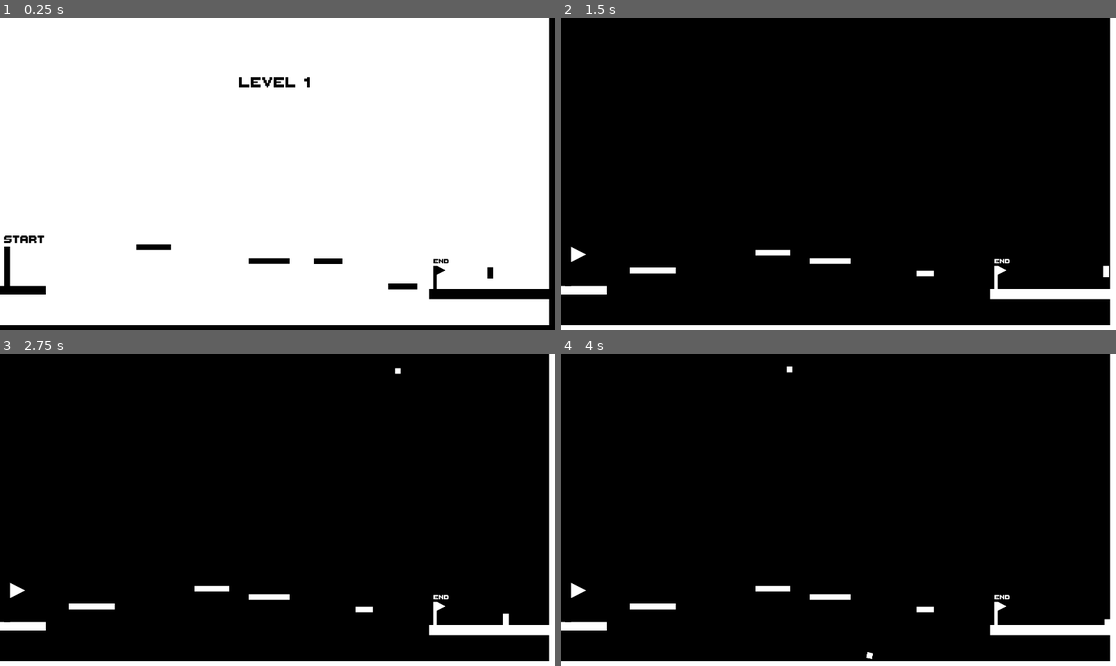
Above: before the commit, frames 1-4 (two rows, left to right).
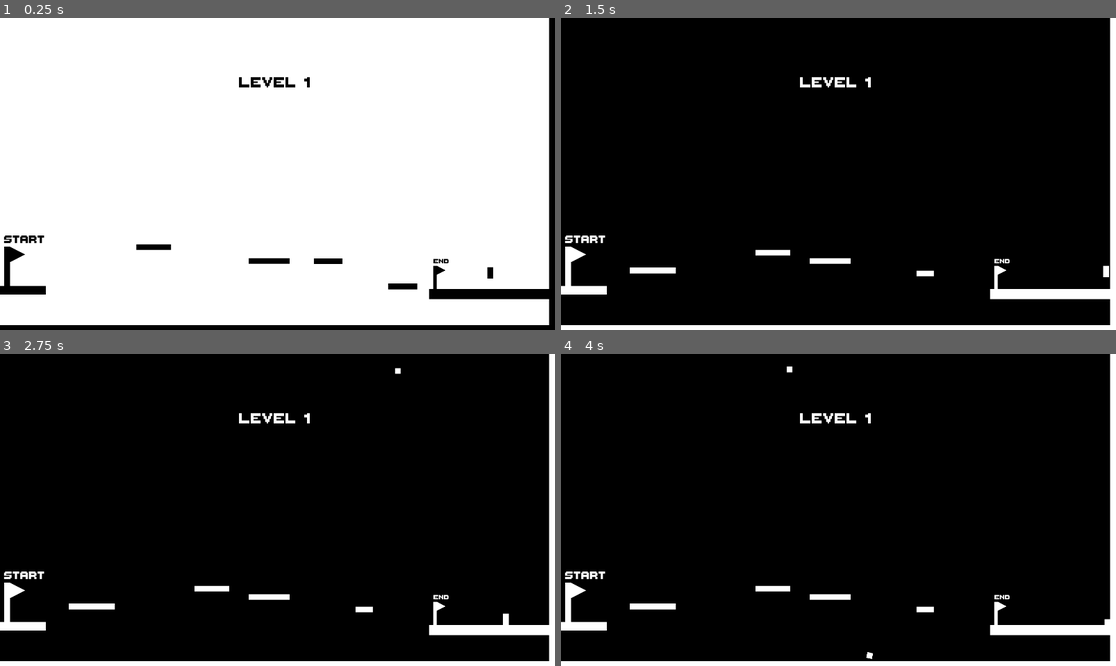
Above: after the commit, the same moments.

Repository: Nicolasalx/Game-Jam-End-Year
Game: Godot game, scene res://scenes/level/level_1.tscn
Same seed, same stepped clock (60 frames per second), same inputs: the game is played once before the commit and once after it. This scene is started directly instead of the project's main scene.
Inputs:
- Up to frame 1 (0.25 s): no input
- Up to frame 2 (1.5 s): hold Right (go_right) from 0.53 s (still down); tap D (toggle_box) at 0.6 s; tap Up (jump) at 0.77 s; tap Down (crouch) at 1.35 s
- Up to frame 3 (2.75 s): tap Up (jump) at 1.52 s; tap D (toggle_box) at 1.55, 2.1 s; tap Enter at 2 s; release Right (go_right) at 2.03 s; hold Left (go_left) from 2.03 s (still down)
- Up to frame 4 (4 s): release Left (go_left) at 2.78 s; hold Right (go_right) from 2.78 s (still down); tap D (toggle_box) at 2.85, 3.8 s; tap Up (jump) at 3.02, 3.77 s; hold Down (crouch) from 3.53 s (still down)

The runs differ from the first frame. In frame 1, less than 0.1% of the frame differs, in the area x 1-5%, y 73-79%; in frame 2, 0.5%, in the area x 0-56%, y 18-86%; in frame 3, 0.5%; in frame 4, 0.5%.

Commit message:
fix: colors on flag and title of the different levels have been fixed

Diff:
--- a/the-invisible-path/scenes/flag/flag_level_1.gd
+++ b/the-invisible-path/scenes/flag/flag_level_1.gd
@@ -1,4 +1,21 @@
 extends Node2D
+
+@onready var colorRect = $ColorRect
+@onready var textureRect = $TextureRect
+@onready var label = $Label
+
+func _ready():
+	pass
+
+func _process(delta):
+	if Global.color1:
+		colorRect.color = Color(0, 0, 0, 1)
+		textureRect.modulate = Color(0, 0, 0, 1)
+		label.add_theme_color_override("font_color", Color(0, 0, 0, 1))
+	else:
+		colorRect.color = Color(1, 1, 1, 1)
+		textureRect.modulate = Color(1, 1, 1, 1)
+		label.add_theme_color_override("font_color", Color(1, 1, 1, 1))
 
 func _on_area_2d_area_entered(area):
 	get_tree().change_scene_to_file("res://scenes/inter_level/level_1_to_menu.tscn")
--- a/the-invisible-path/scenes/flag/flag_level_2.gd
+++ b/the-invisible-path/scenes/flag/flag_level_2.gd
@@ -1,4 +1,21 @@
 extends Node2D
+
+@onready var colorRect = $ColorRect
+@onready var textureRect = $TextureRect
+@onready var label = $Label
+
+func _ready():
+	pass
+
+func _process(delta):
+	if Global.color1:
+		colorRect.color = Color(0, 0, 0, 1)
+		textureRect.modulate = Color(0, 0, 0, 1)
+		label.add_theme_color_override("font_color", Color(0, 0, 0, 1))
+	else:
+		colorRect.color = Color(1, 1, 1, 1)
+		textureRect.modulate = Color(1, 1, 1, 1)
+		label.add_theme_color_override("font_color", Color(1, 1, 1, 1))
 
 func _on_area_2d_area_entered(area):
 	get_tree().change_scene_to_file("res://scenes/inter_level/level_2_to_1.tscn")
--- a/the-invisible-path/scenes/flag/flag_level_3.gd
+++ b/the-invisible-path/scenes/flag/flag_level_3.gd
@@ -1,4 +1,21 @@
 extends Node2D
+
+@onready var colorRect = $ColorRect
+@onready var textureRect = $TextureRect
+@onready var label = $Label
+
+func _ready():
+	pass
+
+func _process(delta):
+	if Global.color1:
+		colorRect.color = Color(0, 0, 0, 1)
+		textureRect.modulate = Color(0, 0, 0, 1)
+		label.add_theme_color_override("font_color", Color(0, 0, 0, 1))
+	else:
+		colorRect.color = Color(1, 1, 1, 1)
+		textureRect.modulate = Color(1, 1, 1, 1)
+		label.add_theme_color_override("font_color", Color(1, 1, 1, 1))
 
 func _on_area_2d_area_entered(area):
 	get_tree().change_scene_to_file("res://scenes/inter_level/level_3_to_2.tscn")
--- a/the-invisible-path/scenes/flag/flag_level_4.gd
+++ b/the-invisible-path/scenes/flag/flag_level_4.gd
@@ -1,4 +1,21 @@
 extends Node2D
+
+@onready var colorRect = $ColorRect
+@onready var textureRect = $TextureRect
+@onready var label = $Label
+
+func _ready():
+	pass
+
+func _process(delta):
+	if Global.color1:
+		colorRect.color = Color(0, 0, 0, 1)
+		textureRect.modulate = Color(0, 0, 0, 1)
+		label.add_theme_color_override("font_color", Color(0, 0, 0, 1))
+	else:
+		colorRect.color = Color(1, 1, 1, 1)
+		textureRect.modulate = Color(1, 1, 1, 1)
+		label.add_theme_color_override("font_color", Color(1, 1, 1, 1))
 
 func _on_area_2d_area_entered(area):
 	get_tree().change_scene_to_file("res://scenes/inter_level/level_4_to_3.tscn")
--- a/the-invisible-path/scenes/flag/flag_level_5.gd
+++ b/the-invisible-path/scenes/flag/flag_level_5.gd
@@ -1,4 +1,21 @@
 extends Node2D
+
+@onready var colorRect = $ColorRect
+@onready var textureRect = $TextureRect
+@onready var label = $Label
+
+func _ready():
+	pass
+
+func _process(delta):
+	if Global.color1:
+		colorRect.color = Color(0, 0, 0, 1)
+		textureRect.modulate = Color(0, 0, 0, 1)
+		label.add_theme_color_override("font_color", Color(0, 0, 0, 1))
+	else:
+		colorRect.color = Color(1, 1, 1, 1)
+		textureRect.modulate = Color(1, 1, 1, 1)
+		label.add_theme_color_override("font_color", Color(1, 1, 1, 1))
 
 func _on_area_2d_area_entered(area):
 	get_tree().change_scene_to_file("res://scenes/inter_level/level_5_to_4.tscn")
--- a/the-invisible-path/scenes/level/level_1.gd
+++ b/the-invisible-path/scenes/level/level_1.gd
@@ -1,6 +1,7 @@
 extends Node2D
 
 @onready var colorRect = $ColorRect
+@onready var label = $Label
 
 var is_white = true
 
@@ -13,9 +14,11 @@
 			colorRect.modulate.r = 0
 			colorRect.modulate.g = 0
 			colorRect.modulate.b = 0
+			label.add_theme_color_override("font_color", Color(1, 1, 1, 1))
 			is_white = false
 		else:
 			colorRect.modulate.r = 1.0
 			colorRect.modulate.g = 1.0
 			colorRect.modulate.b = 1.0
 			is_white = true
+			label.add_theme_color_override("font_color", Color(0, 0, 0, 1))
--- a/the-invisible-path/scenes/level/level_1.tscn
+++ b/the-invisible-path/scenes/level/level_1.tscn
@@ -81,7 +81,7 @@
 [node name="StartFlag1" parent="." instance=ExtResource("8_weun1")]
 position = Vector2(11, 932)
 
-[node name="Label2" type="Label" parent="."]
+[node name="Label" type="Label" parent="."]
 anchors_preset = 5
 anchor_left = 0.5
 anchor_right = 0.5
--- a/the-invisible-path/scenes/level/level_2.gd
+++ b/the-invisible-path/scenes/level/level_2.gd
@@ -1,6 +1,7 @@
 extends Node2D
 
 @onready var colorRect = $ColorRect
+@onready var label = $Label
 
 var is_white = true
 
@@ -13,9 +14,11 @@
 			colorRect.modulate.r = 0
 			colorRect.modulate.g = 0
 			colorRect.modulate.b = 0
+			label.add_theme_color_override("font_color", Color(1, 1, 1, 1))
 			is_white = false
 		else:
 			colorRect.modulate.r = 1.0
 			colorRect.modulate.g = 1.0
 			colorRect.modulate.b = 1.0
 			is_white = true
+			label.add_theme_color_override("font_color", Color(0, 0, 0, 1))
--- a/the-invisible-path/scenes/level/level_2.tscn
+++ b/the-invisible-path/scenes/level/level_2.tscn
@@ -81,7 +81,7 @@
 [node name="StartFlag2" parent="." instance=ExtResource("8_bqo23")]
 position = Vector2(4, 947)
 
-[node name="Label2" type="Label" parent="."]
+[node name="Label" type="Label" parent="."]
 anchors_preset = 5
 anchor_left = 0.5
 anchor_right = 0.5
--- a/the-invisible-path/scenes/level/level_3.gd
+++ b/the-invisible-path/scenes/level/level_3.gd
@@ -1,6 +1,7 @@
 extends Node2D
 
 @onready var colorRect = $ColorRect
+@onready var label = $Label
 
 var is_white = true
 
@@ -13,9 +14,11 @@
 			colorRect.modulate.r = 0
 			colorRect.modulate.g = 0
 			colorRect.modulate.b = 0
+			label.add_theme_color_override("font_color", Color(1, 1, 1, 1))
 			is_white = false
 		else:
 			colorRect.modulate.r = 1.0
 			colorRect.modulate.g = 1.0
 			colorRect.modulate.b = 1.0
 			is_white = true
+			label.add_theme_color_override("font_color", Color(0, 0, 0, 1))
--- a/the-invisible-path/scenes/level/level_3.tscn
+++ b/the-invisible-path/scenes/level/level_3.tscn
@@ -81,7 +81,7 @@
 [node name="StartFlag3" parent="." instance=ExtResource("8_nyy3t")]
 position = Vector2(10, 934)
 
-[node name="Label2" type="Label" parent="."]
+[node name="Label" type="Label" parent="."]
 anchors_preset = 5
 anchor_left = 0.5
 anchor_right = 0.5
--- a/the-invisible-path/scenes/level/level_4.gd
+++ b/the-invisible-path/scenes/level/level_4.gd
@@ -1,6 +1,7 @@
 extends Node2D
 
 @onready var colorRect = $ColorRect
+@onready var label = $Label
 
 var is_white = true
 
@@ -14,8 +15,10 @@
 			colorRect.modulate.g = 0
 			colorRect.modulate.b = 0
 			is_white = false
+			label.add_theme_color_override("font_color", Color(1, 1, 1, 1))
 		else:
 			colorRect.modulate.r = 1.0
 			colorRect.modulate.g = 1.0
 			colorRect.modulate.b = 1.0
 			is_white = true
+			label.add_theme_color_override("font_color", Color(0, 0, 0, 1))
--- a/the-invisible-path/scenes/level/level_4.tscn
+++ b/the-invisible-path/scenes/level/level_4.tscn
@@ -81,7 +81,7 @@
 [node name="StartFlag4" parent="." instance=ExtResource("8_08fp7")]
 position = Vector2(4, 935)
 
-[node name="Label2" type="Label" parent="."]
+[node name="Label" type="Label" parent="."]
 anchors_preset = 5
 anchor_left = 0.5
 anchor_right = 0.5
--- a/the-invisible-path/scenes/level/level_5.gd
+++ b/the-invisible-path/scenes/level/level_5.gd
@@ -1,6 +1,7 @@
 extends Node2D
 
 @onready var colorRect = $ColorRect
+@onready var label = $Label
 
 var is_white = true
 
@@ -13,9 +14,11 @@
 			colorRect.modulate.r = 0
 			colorRect.modulate.g = 0
 			colorRect.modulate.b = 0
+			label.add_theme_color_override("font_color", Color(1, 1, 1, 1))
 			is_white = false
 		else:
 			colorRect.modulate.r = 1.0
 			colorRect.modulate.g = 1.0
 			colorRect.modulate.b = 1.0
 			is_white = true
+			label.add_theme_color_override("font_color", Color(0, 0, 0, 1))
